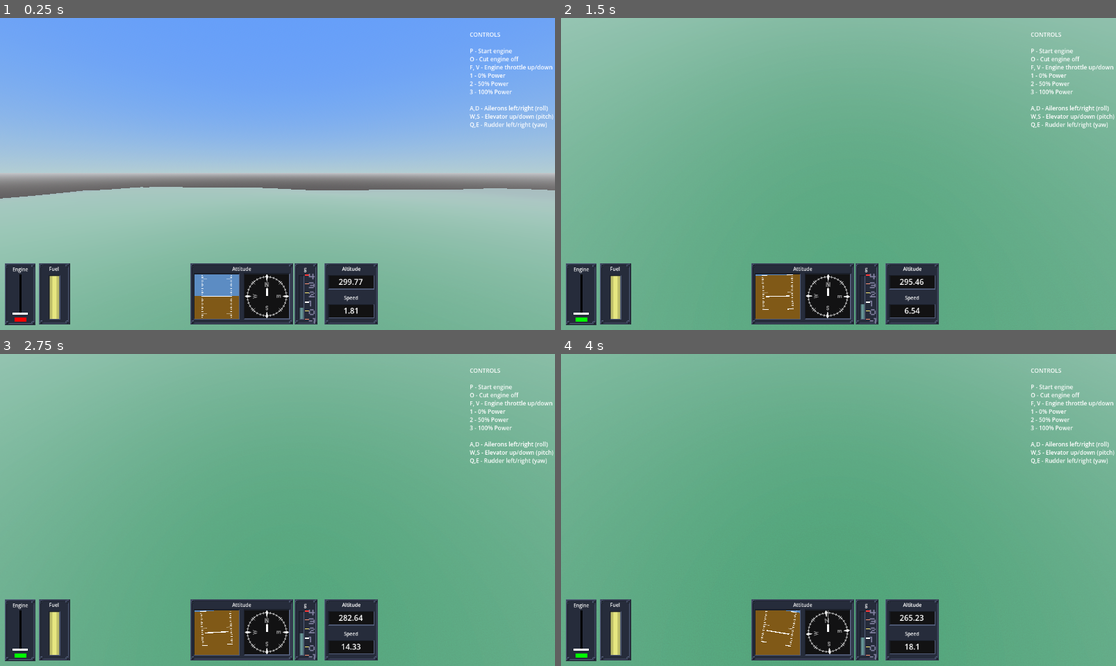
Above: before the commit, frames 1-4 (two rows, left to right).
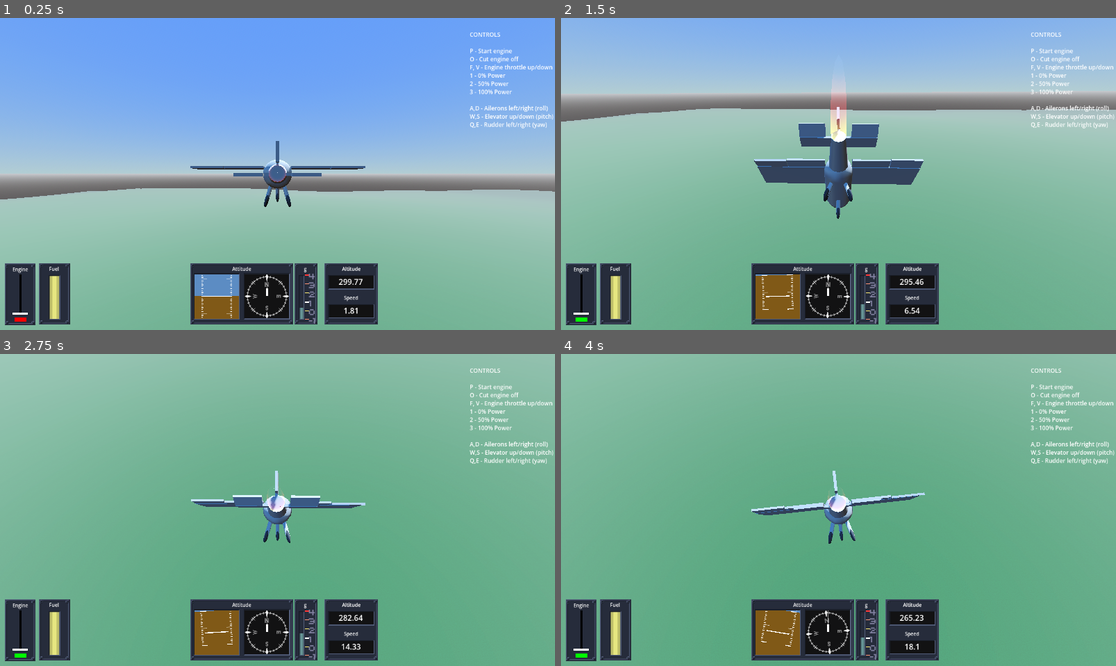
Above: after the commit, the same moments.

Repository: 100-Devs-1-Game/UndeadReckoning
Game: Godot game, scene res://Main.tscn
Same seed, same stepped clock (60 frames per second), same inputs: the game is played once before the commit and once after it. This scene is started directly instead of the project's main scene. Sound files missing from this copy of the repository are replaced by a short silence.
Inputs (mouse positions are in pixels of both pictures, inside the frame that each line leads up to):
- Up to frame 1 (0.25 s): no input
- Up to frame 2 (1.5 s): tap Enter at 0.5 s; move the mouse to (832, 180) at 0.52 s; hold D from 0.53 s (still down); tap S (free_cam_back) at 0.6 s; click (832, 180) at 0.67 s; tap Space (ui_select) at 0.77, 1.07 s; move the mouse to (877, 177) at 1.27 s; tap Q (free_cam_down) at 1.35 s
- Up to frame 3 (2.75 s): tap Space (ui_select) at 1.52, 1.82 s; move the mouse to (233, 506) at 2.02 s; release D at 2.03 s; hold A from 2.03 s (still down); tap W (free_cam_forward) at 2.1 s
- Up to frame 4 (4 s): keep holding A; move the mouse to (844, 510) at 2.77 s; tap E (free_cam_up) at 2.85 s; click (844, 510) at 2.92 s; tap Space (ui_select) at 3.02, 3.32, 3.77 s; move the mouse to (816, 503) at 3.52 s; tap Z at 3.6 s

The runs differ from the first frame. In frame 1, 1.2% of the frame differs, in the area x 0-100%, y 39-61%; in frame 2, 58%, in the area x 0-100%, y 0-65%; in frame 3, 1.3%; in frame 4, 1.1%.

Commit message:
Put cockpit into Subviewport

Diff:
--- a/src/plane/our_aircraft.gd
+++ b/src/plane/our_aircraft.gd
@@ -2,8 +2,8 @@
 extends Aircraft
 
 @export var enable_builtin_interface: bool= false
+@export var cockpit: Cockpit
 
-@onready var cockpit: Cockpit = $Cockpit
 @onready var builtin_interface: CanvasLayer = $"Builtin Interface"
 @onready var instrument_attitude: AircraftModule_InstrumentAttitude = $InstrumentAttitude
 @onready var engine: AircraftModule_Engine = $Engine
--- a/src/plane/our_aircraft.tscn
+++ b/src/plane/our_aircraft.tscn
@@ -47,13 +47,14 @@
 [sub_resource type="BoxShape3D" id="BoxShape3D_daric"]
 size = Vector3(1.6, 1.4, 3.4)
 
-[node name="Aircraft" type="RigidBody3D"]
+[node name="Aircraft" type="RigidBody3D" node_paths=PackedStringArray("cockpit")]
 gravity_scale = 0.0
 center_of_mass_mode = 1
 contact_monitor = true
 max_contacts_reported = 3
 angular_damp = 1.0
 script = ExtResource("1_u4a2k")
+cockpit = NodePath("SubViewportContainer/SubViewport/Cockpit")
 
 [node name="Model" type="Node3D" parent="."]
 
@@ -95,9 +96,23 @@
 
 [node name="Flaps" parent="Model/MovingParts" instance=ExtResource("5_oam62")]
 
-[node name="Cockpit" parent="." node_paths=PackedStringArray("aircraft") instance=ExtResource("6_40qx2")]
+[node name="SubViewportContainer" type="SubViewportContainer" parent="."]
+anchors_preset = 15
+anchor_right = 1.0
+anchor_bottom = 1.0
+grow_horizontal = 2
+grow_vertical = 2
+
+[node name="SubViewport" type="SubViewport" parent="SubViewportContainer"]
+own_world_3d = true
+transparent_bg = true
+handle_input_locally = false
+size = Vector2i(1152, 648)
+render_target_update_mode = 4
+
+[node name="Cockpit" parent="SubViewportContainer/SubViewport" node_paths=PackedStringArray("aircraft") instance=ExtResource("6_40qx2")]
 transform = Transform3D(1, 0, 0, 0, 1, 0, 0, 0, 1, 0, 0, -2.37108)
-aircraft = NodePath("..")
+aircraft = NodePath("../../..")
 
 [node name="CollisionShape3D" type="CollisionShape3D" parent="."]
 transform = Transform3D(1, 0, 0, 0, 1, 0, 0, 0, 1, 1.49012e-08, 0.015686, -0.22049)
